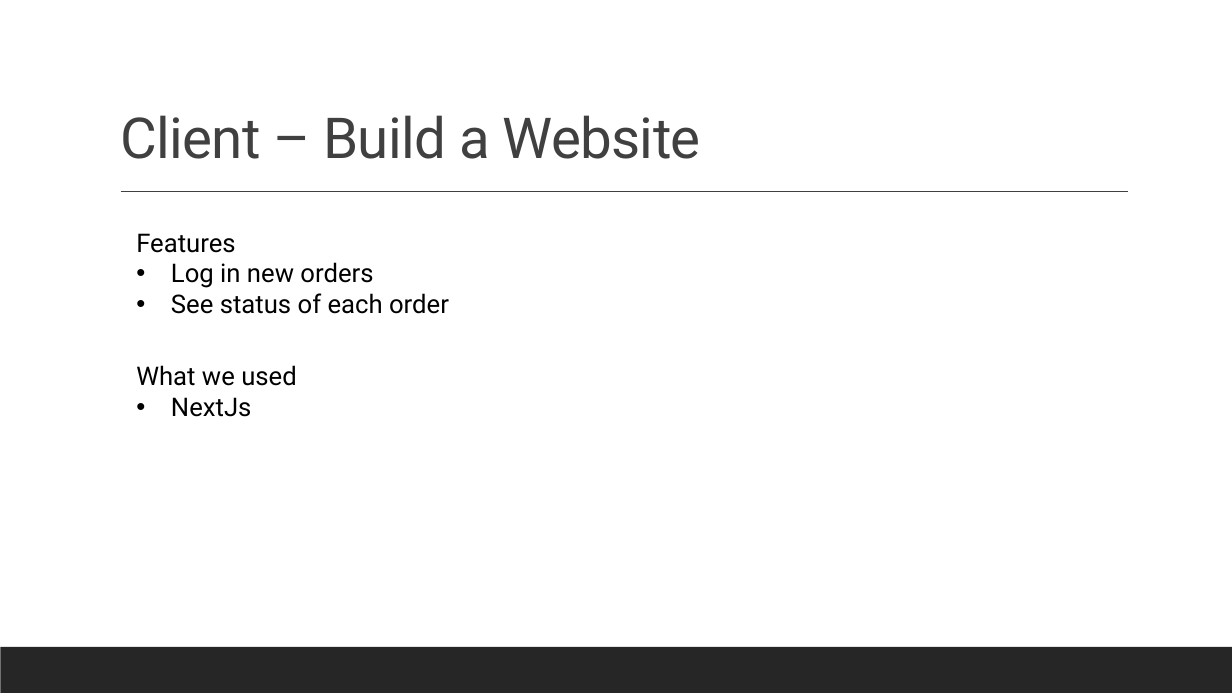
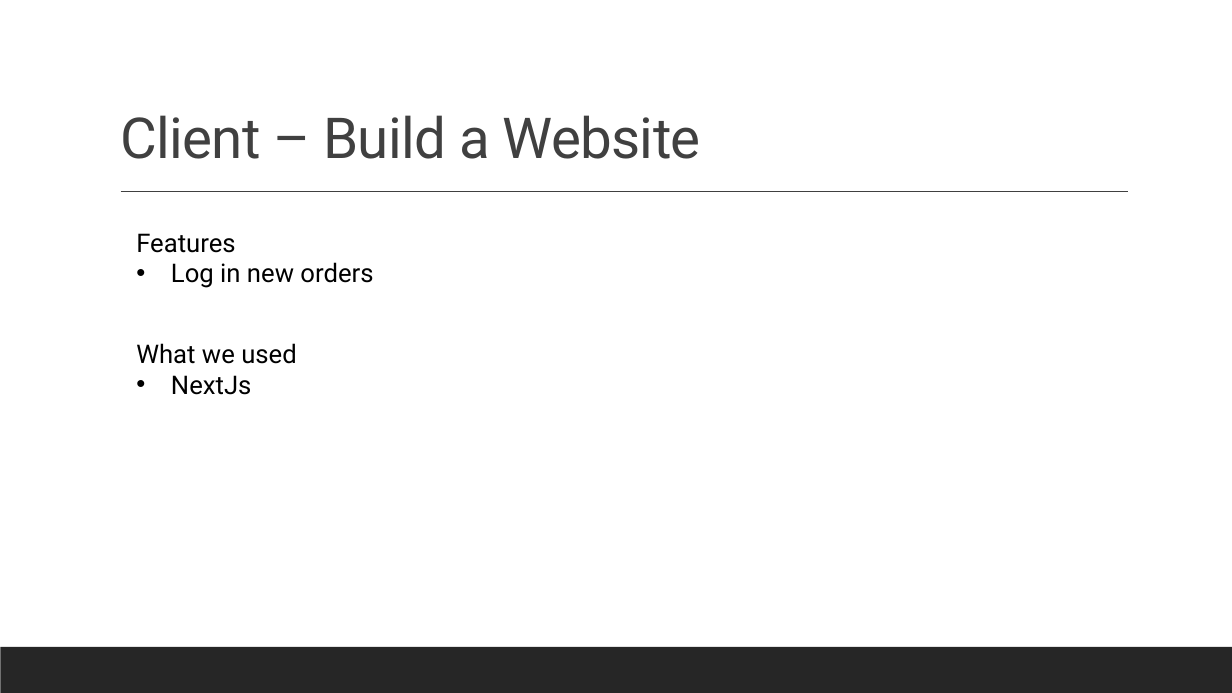
Before and after one commit to AlbinMamuti/PTV_BDI_B, a slide deck: slide 4 of Presentation.pptx (slide 3 before the commit). Drawn at 1232x693 pixels with LibreOffice and Linux fonts; fonts in the diff are those of the drawing. Boxes give left, top, right and bottom in pixels: in the first picture for what was removed or moved away, otherwise in the second. Text is boxed around its words. In the diff, an @@ line names an element or a change of style, - is before the commit and + after.

```diff
--- a/Presentation.pptx
+++ b/Presentation.pptx
@@ text at (171, 293, 449, 314): paragraph removed @@
-• See status of each order
@@ text "What we used": place and size @@
-text "What we used" at (136, 365, 297, 417)
+text "What we used" at (136, 343, 297, 395)
```
Also in this commit, not shown: 2 other slides changed, 2 slides added.
